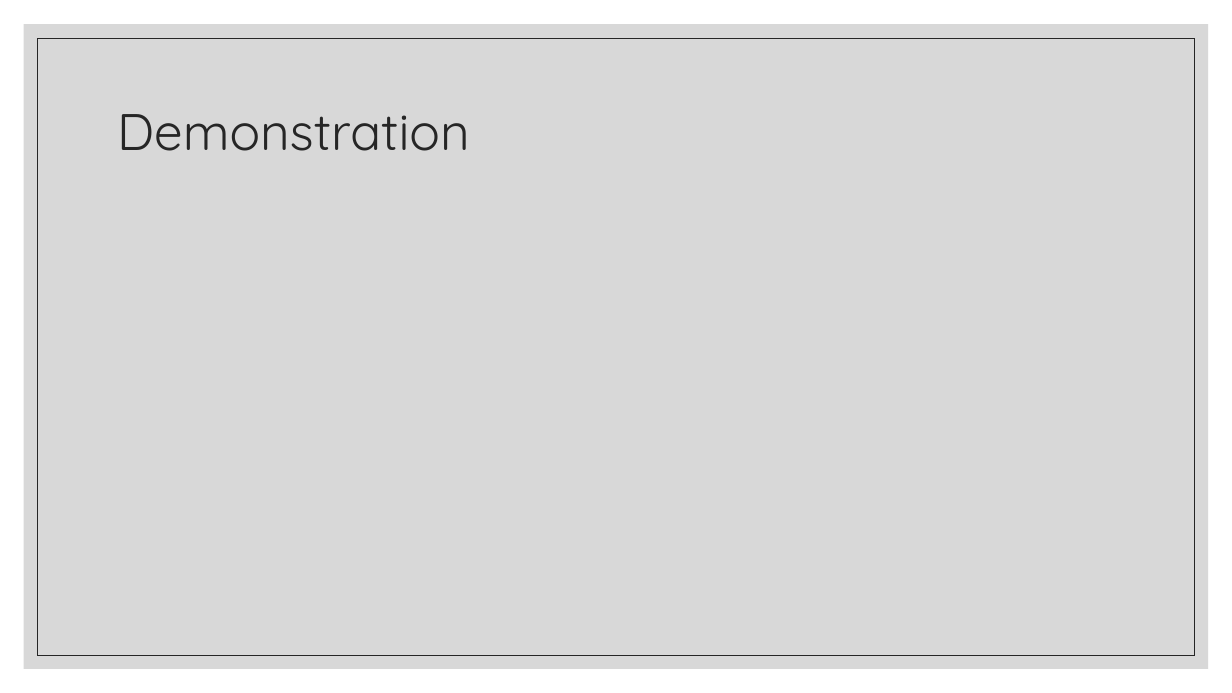
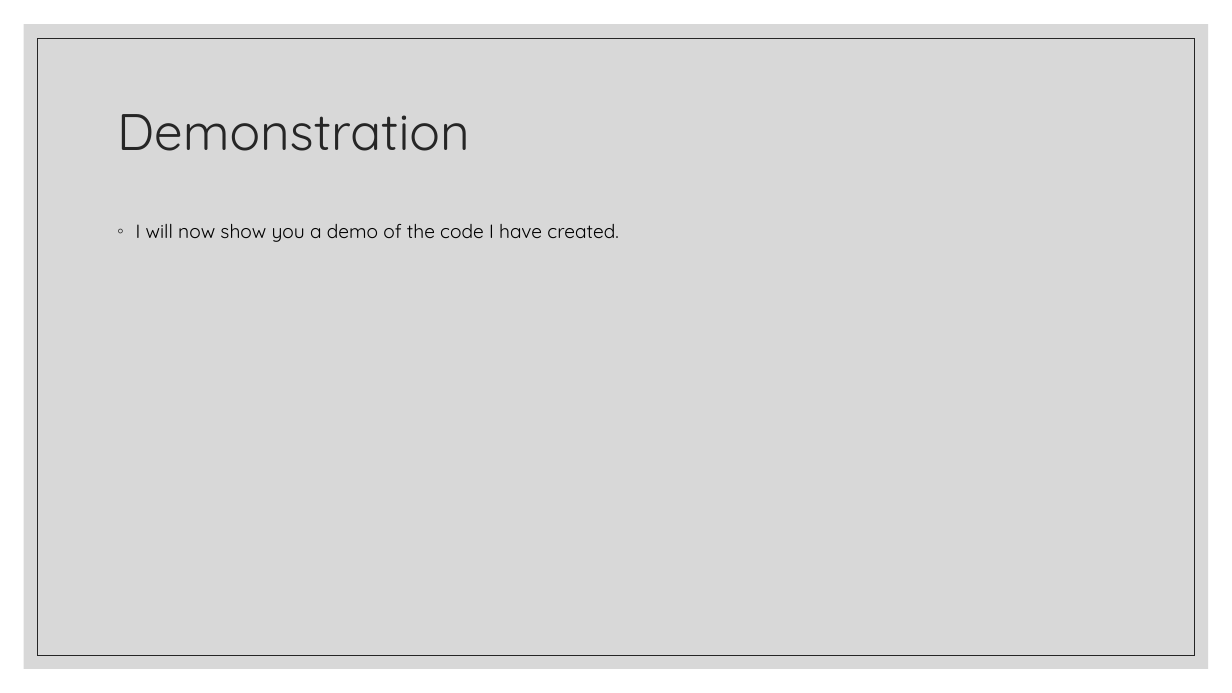
Before and after one commit to LukeEdwards1261/CalenderToDo, a slide deck: slide 7 of To Do List Web Application.pptx. Drawn at 1232x693 pixels with LibreOffice and Linux fonts; fonts in the diff are those of the drawing. Boxes give left, top, right and bottom in pixels: in the first picture for what was removed or moved away, otherwise in the second. Text is boxed around its words. In the diff, an @@ line names an element or a change of style, - is before the commit and + after.

```diff
--- a/To Do List Web Application.pptx
+++ b/To Do List Web Application.pptx
@@ text added at (x1=136, y1=224, x2=618, y2=242), 15 pt, text #000000 @@
+◦ I will now show you a demo of the code I have created.
```
Also in this commit, not shown: 4 other slides changed, 3 slides added, 3 slides removed, 1 other file.
